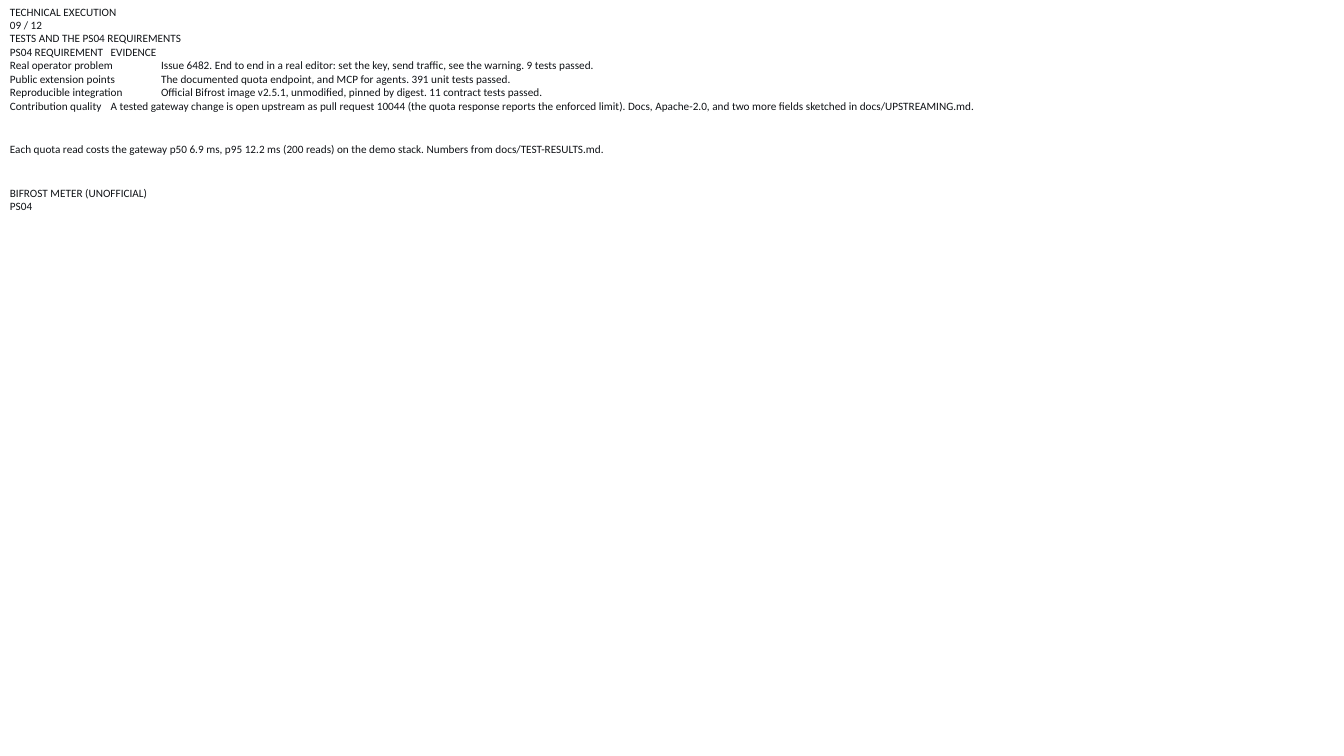
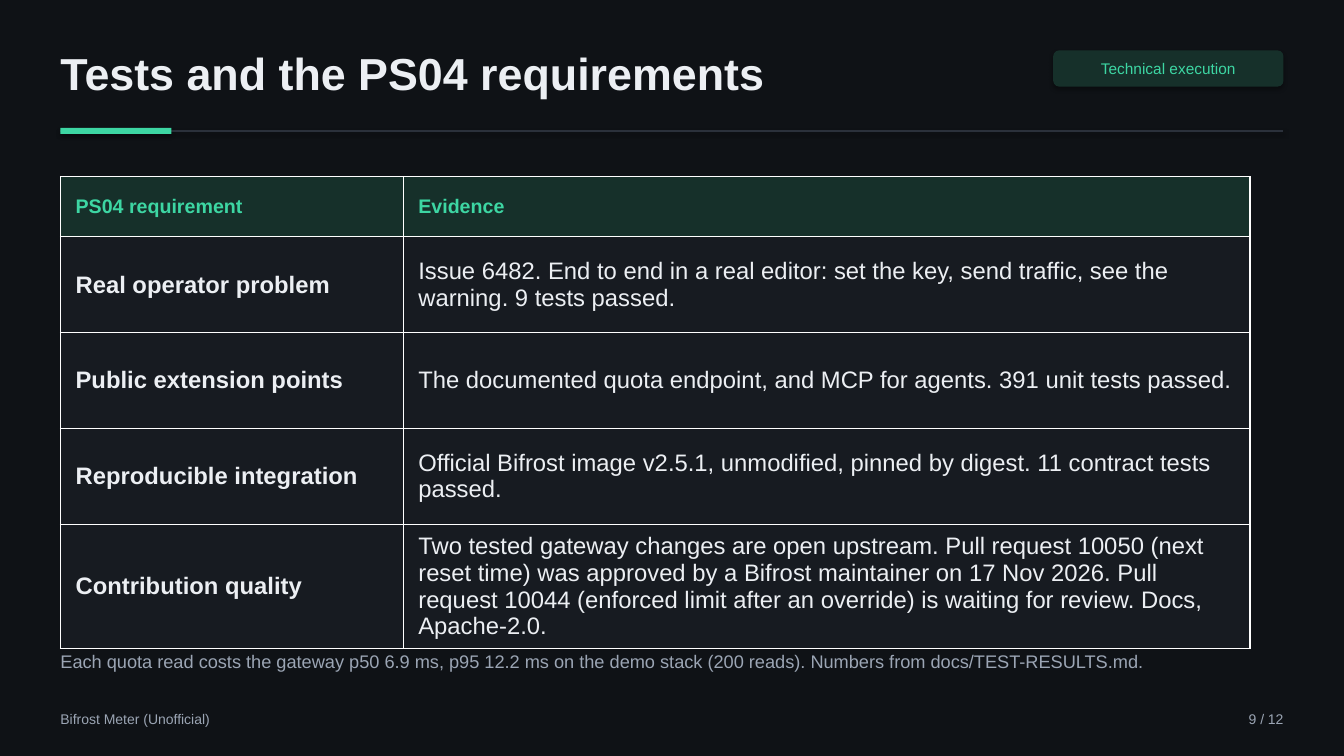
Before and after one commit to aimanmalib/bifrost-meter, a slide deck: slide 9 of deck/bifrost-meter.pptx. Drawn at 1344x756 pixels with LibreOffice and Linux fonts; fonts in the diff are those of the drawing; background and template pictures are left out. Boxes give left, top, right and bottom in pixels: in the first picture for what was removed or moved away, otherwise in the second. Text is boxed around its words. In the diff, an @@ line names an element or a change of style, - is before the commit and + after.

```diff
--- a/deck/bifrost-meter.pptx
+++ b/deck/bifrost-meter.pptx
@@ background picture (left out) to #0F1216 @@
@@ text at (x1=60, y1=57, x2=764, y2=99): text changed; size 8 to 32 pt; font Calibri to Arial; text colour #0F1216 to #ECEFF3; bold on @@
-TECHNICAL EXECUTION
-09 / 12
-TESTS AND THE PS04 REQUIREMENTS
-PS04 REQUIREMENT EVIDENCE
-Real operator problem Issue 6482. End to end in a real editor: set the key, send traffic, see the warning. 9 tests passed.
-Public extension points The documented quota endpoint, and MCP for agents. 391 unit tests passed.
-Reproducible integration Official Bifrost image v2.5.1, unmodified, pinned by digest. 11 contract tests passed.
-Contribution quality A tested gateway change is open upstream as pull request 10044 (the quota response reports the enforced limit). Docs, Apache-2.0, and two more fields sketched in docs/UPSTREAMING.md.
-Each quota read costs the gateway p50 6.9 ms, p95 12.2 ms (200 reads) on the demo stack. Numbers from docs/TEST-RESULTS.md.
-BIFROST METER (UNOFFICIAL)
-PS04
+Tests and the PS04 requirements
@@ rounded rectangle added at (x1=1054, y1=50, x2=1284, y2=87), fill #16302A, 11 pt, text #3DD6A3 @@
+Technical execution
@@ line added from (60, 131) to (1284, 131), #2B313B 1 pt @@
@@ rectangle added at (x1=60, y1=128, x2=171, y2=134), fill #3DD6A3 @@
@@ table added at (x1=60, y1=176, x2=1250, y2=643), 5 rows, 2 columns @@
+PS04 requirement | Evidence
+Real operator problem | Issue 6482. End to end in a real editor: set the key, send traffic, see the warning. 9 tests passed.
+Public extension points | The documented quota endpoint, and MCP for agents. 391 unit tests passed.
+Reproducible integration | Official Bifrost image v2.5.1, unmodified, pinned by digest. 11 contract tests passed.
+Contribution quality | Two tested gateway changes are open upstream. Pull request 10050 (next reset time) was approved by a Bifrost maintainer on 17 Nov 2026. Pull request 10044 (enforced limit after an override) is waiting for review. Docs, Apache-2.0.
@@ text added at (x1=60, y1=655, x2=1144, y2=672), 13 pt, text #9BA5B4 @@
+Each quota read costs the gateway p50 6.9 ms, p95 12.2 ms on the demo stack (200 reads). Numbers from docs/TEST-RESULTS.md.
@@ text added at (x1=60, y1=714, x2=209, y2=727), 10 pt, text #9BA5B4 @@
+Bifrost Meter (Unofficial)
@@ text added at (x1=1249, y1=714, x2=1284, y2=724), 10 pt, text #9BA5B4 @@
+9 / 12
```
Also in this commit, not shown: 11 other slides changed, 5 other files.
